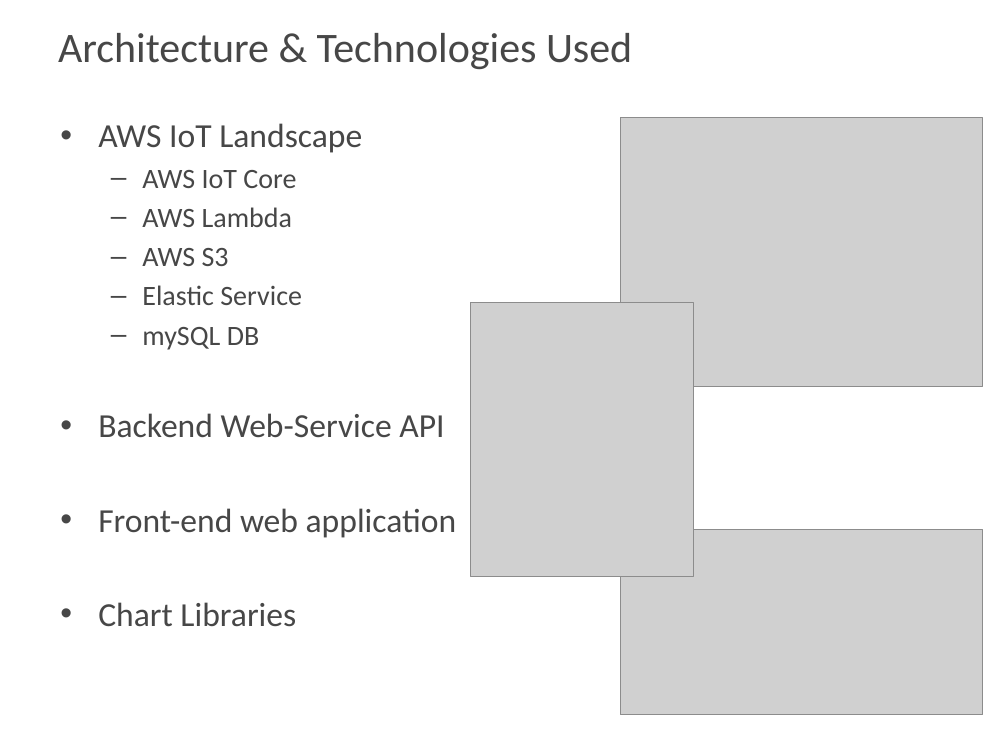
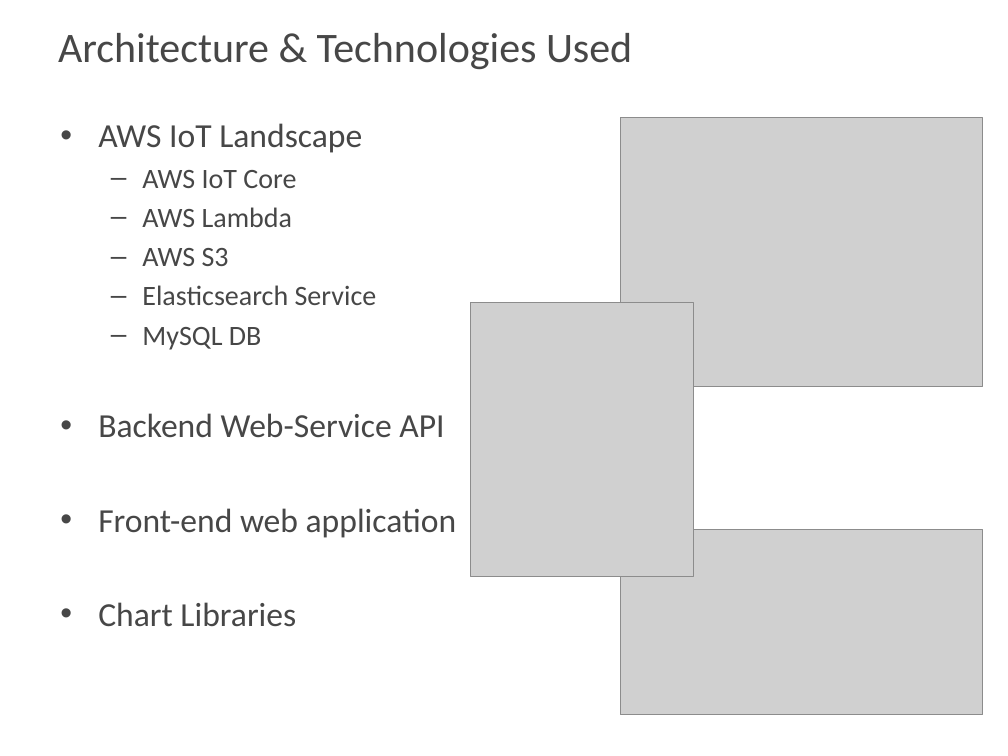
Before and after one commit to MrNayLA/SE25PT7SERIS, a slide deck: slide 16 of MGMT/REPORT/PPT/WORK IN PROGRESS/3 RAM Project Presentation - Iter2.pptx (slide 17 before the commit). Drawn at 1008x756 pixels with LibreOffice and Linux fonts; fonts in the diff are those of the drawing; grey boxes stand for pictures; background and template pictures are left out. Boxes give left, top, right and bottom in pixels: in the first picture for what was removed or moved away, otherwise in the second. Text is boxed around its words. In the diff, an @@ line names an element or a change of style, - is before the commit and + after.

```diff
--- a/MGMT/REPORT/PPT/WORK IN PROGRESS/3 RAM Project Presentation - Iter2.pptx
+++ b/MGMT/REPORT/PPT/WORK IN PROGRESS/3 RAM Project Presentation - Iter2.pptx
@@ text at bbox=[142, 285, 377, 350]: text changed @@
-  – Elastic Service
-  – mySQL DB
+  – Elasticsearch Service
+  – MySQL DB
```
Also in this commit, not shown: 6 other slides changed, 8 slides added, 2 slides removed.
